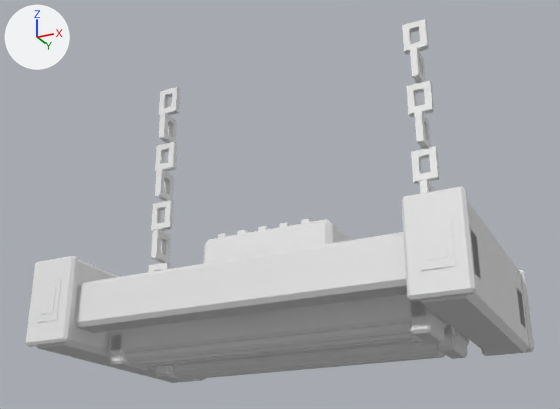
What one commit did to the OBJ model src/main/resources/assets/stonedew/models/block/catalog/uv_twin.obj.
Rendered twice from a camera (50 mm lens) standing at (1.208, -1.936, -0.044) and looking at (0.49, -0.5, 0.602). Every picture has the same lights, and +X, +Y and +Z are marked at upper left. The first picture is the older version. Materials are left out; every surface is plain grey. Where no turn or scale is listed for an object, it has been applied to the vertices.

The scene before the commit, as lines of its bpy script (objects in view):
```python
me_model = bpy.data.meshes.new('model')
me_model.from_pydata(...)  # 1008 vertices, 1016 faces; spans x 0.043..0.957, y -0.769..-0.23, z 0.251..0.975
# faces by material slot: [402, 364, 80, 76, 82, 12]
me_model.materials.append(mat_iron)
me_model.materials.append(mat_iron_light)
me_model.materials.append(mat_rivet_dark)
me_model.materials.append(mat_glass)
me_model.materials.append(mat_emission)
me_model.materials.append(mat_emission_core)
ob_model = bpy.data.objects.new('model', me_model)
ob_model.location = (0.0, 0.0, 0.0)
```
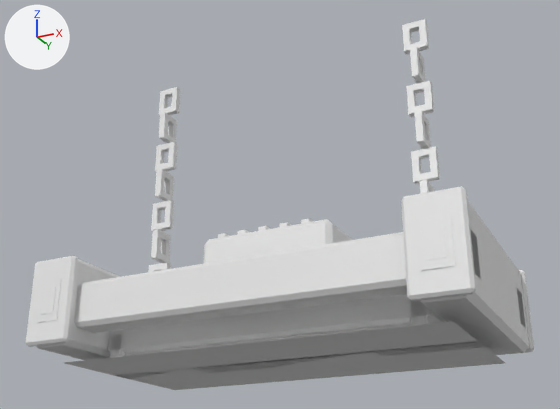
The change, as a diff of the scene's bpy script:
```diff
--- a/src/main/resources/assets/stonedew/models/block/catalog/uv_twin.obj.py
+++ b/src/main/resources/assets/stonedew/models/block/catalog/uv_twin.obj.py
@@ me_model @@
 # used by ob_model
 # verts and faces of me_model; kept vertices keep their numbers, new ones are numbered from 1008
-me_model.from_pydata(...)  # 1008 vertices, 1016 faces; spans x 0.043..0.957, y -0.769..-0.23, z 0.251..0.975
+me_model.from_pydata(...)  # 1016 vertices, 1018 faces; spans x 0.043..0.957, y -0.769..-0.23, z 0.249..0.975
+# me_model part 1
+verts[1008] = (0.094, -0.294, 0.249)  # pixel (174, 390)
+verts[1009] = (0.094, -0.538, 0.249)  # pixel (113, 375)
+verts[1010] = (0.094, -0.462, 0.249)  # pixel (133, 380)
+verts[1011] = (0.094, -0.706, 0.249)
+for new, old in zip([*range(1012, 1016)], [*range(1008, 1012)]): verts[new] = verts[old] + (0.812, 0.0, 0.0)
+faces += [(1008, 1009, 1013, 1012), (1010, 1011, 1015, 1014)]
```

Changed parts and their boxes [x1, y1, x2, y2] in the pictures (560 x 409 px):
'model', reshaped
    before: [26, 19, 534, 383]
    after: [26, 19, 534, 390]
part 1 of me_model, added
    after: [65, 321, 505, 390]
